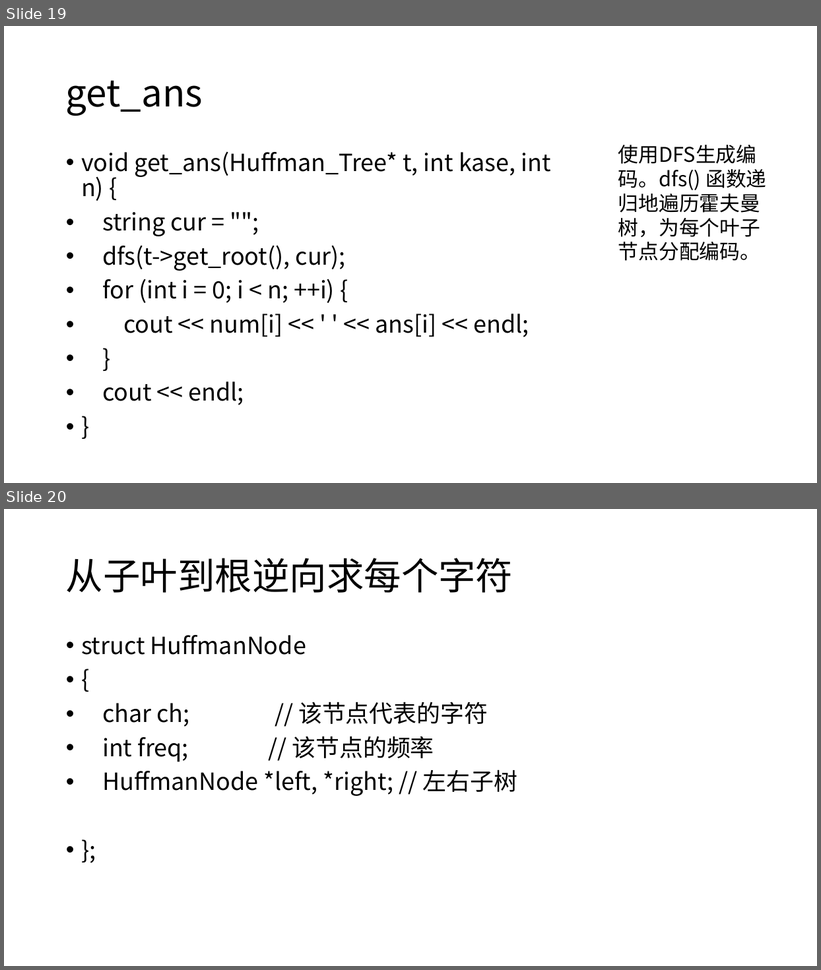
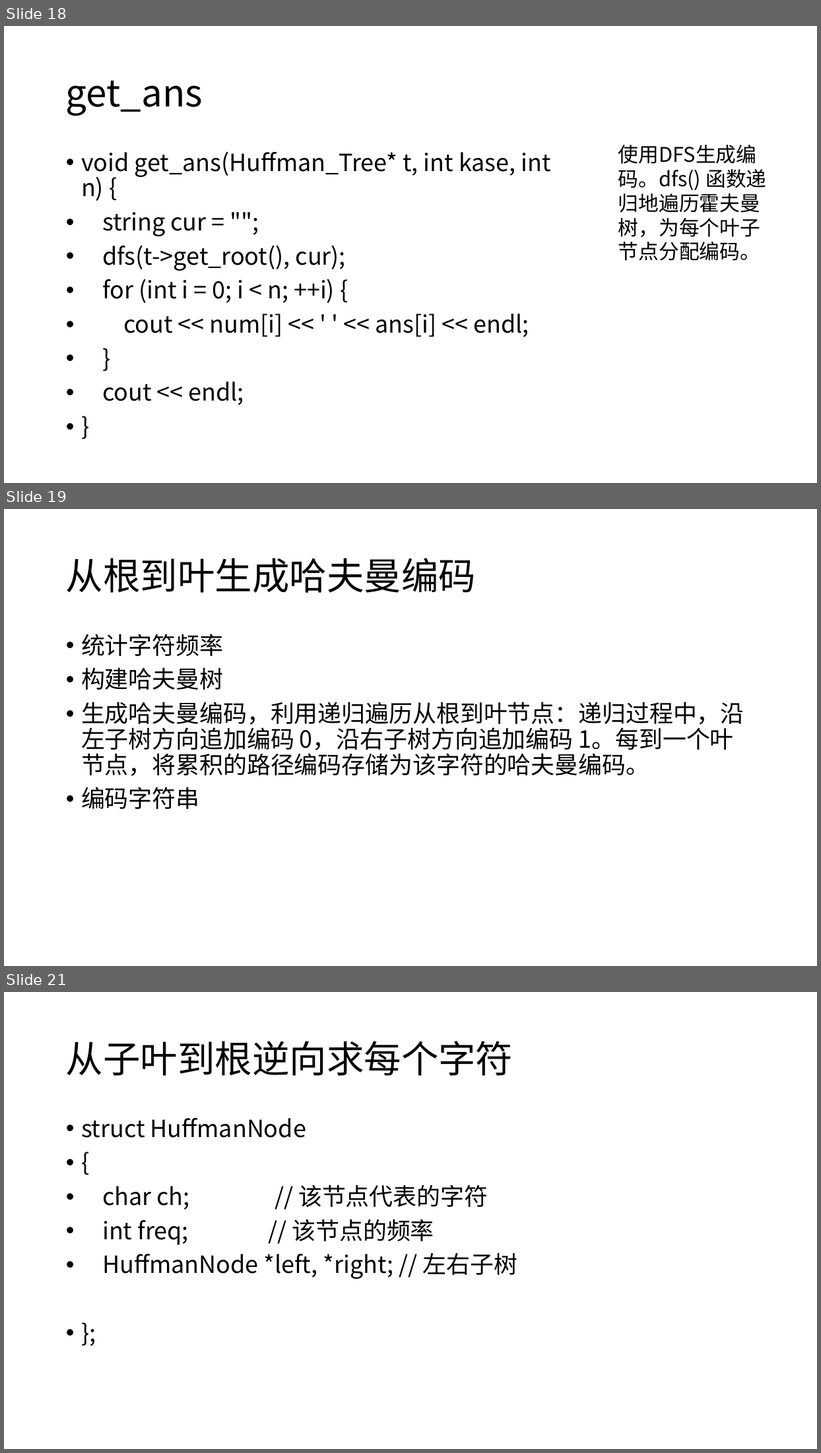
Before and after one commit to illusionary-ux/College_Work, a slide deck: Data_Structure/Huffman.pptx. Shown one above the other, each under a label of ours: slides 19 and 20 before the commit, slides 18, 19 and 21 after it; the slides between them are not shown. The pictures are 821x970 and 821x1453 pixels, drawn with LibreOffice and Linux fonts; fonts in the diff are those of the drawing. Boxes give left, top, right and bottom in pixels: in the first picture for what was removed or moved away, otherwise in the second. Text is boxed around its words. In the diff, an @@ line names an element or a change of style, - is before the commit and + after.

```diff
--- a/Data_Structure/Huffman.pptx
+++ b/Data_Structure/Huffman.pptx
@@ slide 19 added at <box>4,509,817,966</box>, background #FFFFFF @@
@@ title added at <box>66,558,476,593</box>, 44 pt, text #000000 @@
+从根到叶生成哈夫曼编码
@@ text added at <box>81,634,745,809</box>, 28 pt, text #000000 @@
+• 统计字符频率
+• 构建哈夫曼树
+• 生成哈夫曼编码，利用递归遍历从根到叶节点：递归过程中，沿左子树方向追加编码 0，沿右子树方向追加编码 1。每到一个叶节点，将累积的路径编码存储为该字符的哈夫曼编码。
+• 编码字符串
@@ what was slide 19 is now slide 18 @@
@@ what was slide 20 is now slide 21 @@
```
Also in this commit, not shown: 1 slide changed, 1 other slide added, 1 slide removed, 7 other files.
